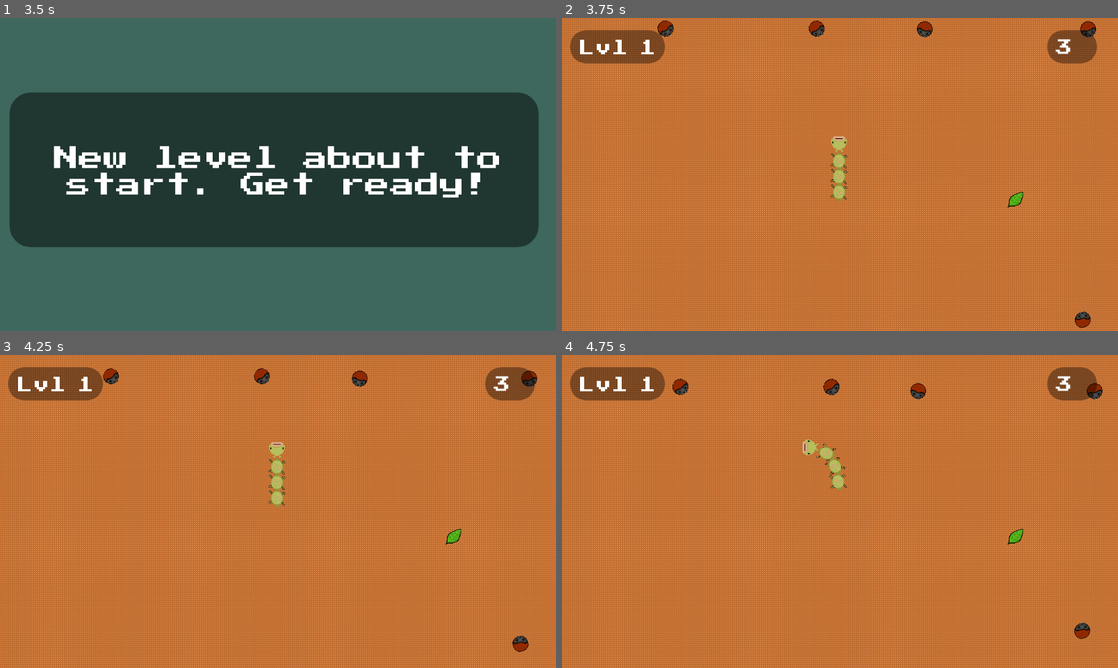
Above: before the commit, frames 1-4 (two rows, left to right).
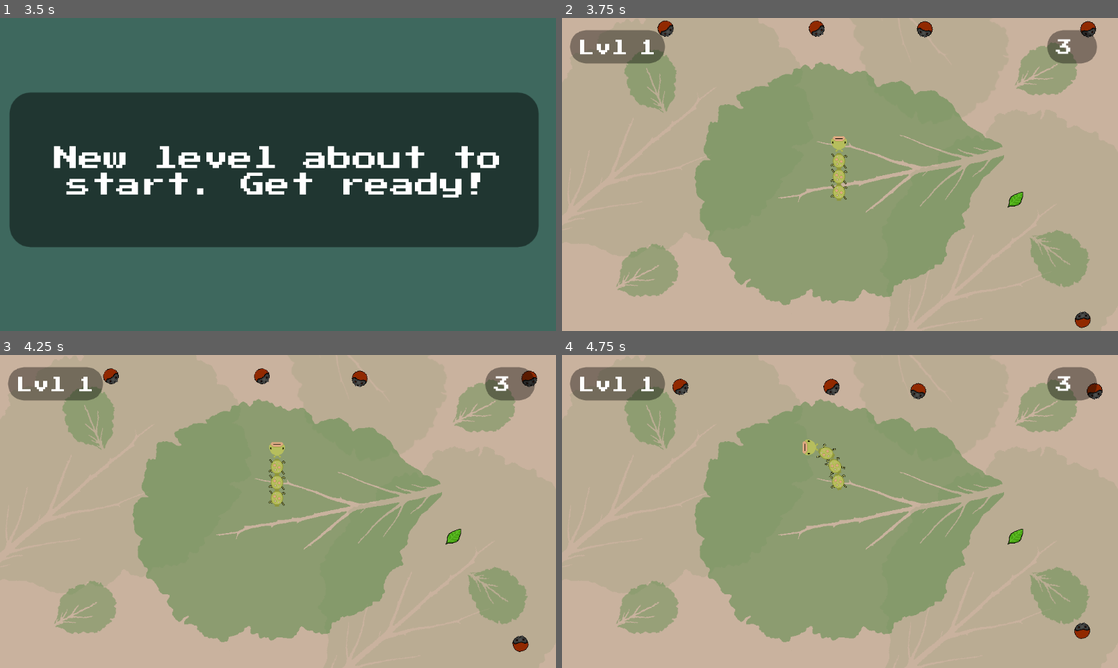
Above: after the commit, the same moments.

Repository: thatnick/grow-grow
Game: Godot game, scene res://scenes/Start.tscn
Two runs of this game, one before a commit and one after it. Both use one fixed random seed, a clock stepped at 60 frames per second and the inputs below.
Inputs:
- Up to frame 1 (3.5 s): click "PRESS HERE TO PLAY" at 0.5 s; tap Enter at 1.25, 2.75 s; hold Right (ui_right) 1.28-2.03 s; tap Space at 2 s; hold Down (ui_down) 2.03-2.78 s; hold Right (ui_right) from 2.78 s (still down)
- Up to frame 2 (3.75 s): tap Space at 3.5 s; release Right (ui_right) at 3.53 s; hold Up (ui_up) from 3.53 s (still down)
- Up to frame 3 (4.25 s): keep holding Up (ui_up)
- Up to frame 4 (4.75 s): release Up (ui_up) at 4.28 s; hold Left (ui_left) from 4.28 s (still down)

Frame 1 is identical in both runs. In frame 2, 99% of the frame differs, in the area x 0-100%, y 0-100%; in frame 3, 99%; in frame 4, 99%.

Commit message:
Add new background

Diff:
--- a/scenes/Background.tscn
+++ b/scenes/Background.tscn
@@ -1,6 +1,6 @@
 [gd_scene load_steps=4 format=2]
 
-[ext_resource path="res://sprites/background/Terrain_1.png" type="Texture" id=1]
+[ext_resource path="res://sprites/background/Caterpillar Background_2.png" type="Texture" id=1]
 
 [sub_resource type="RectangleShape2D" id=1]
 extents = Vector2( 568, 8 )
Binary file added: sprites/background/Caterpillar Background_2.png
Not shown, added: sprites/background/Caterpillar Background_2.png.import
Binary file added: sprites/background/Caterpillar Background_2_allgreen.png
Not shown, added: sprites/background/Caterpillar Background_2_allgreen.png.import
Binary file added: sprites/background/Caterpillar Background_2_blue.png
Not shown, added: sprites/background/Caterpillar Background_2_blue.png.import
Binary file added: sprites/background/Caterpillar Background_2_brown.png
Not shown, added: sprites/background/Caterpillar Background_2_brown.png.import
Binary file added: sprites/background/Caterpillar Background_2_grey.png
Not shown, added: sprites/background/Caterpillar Background_2_grey.png.import
